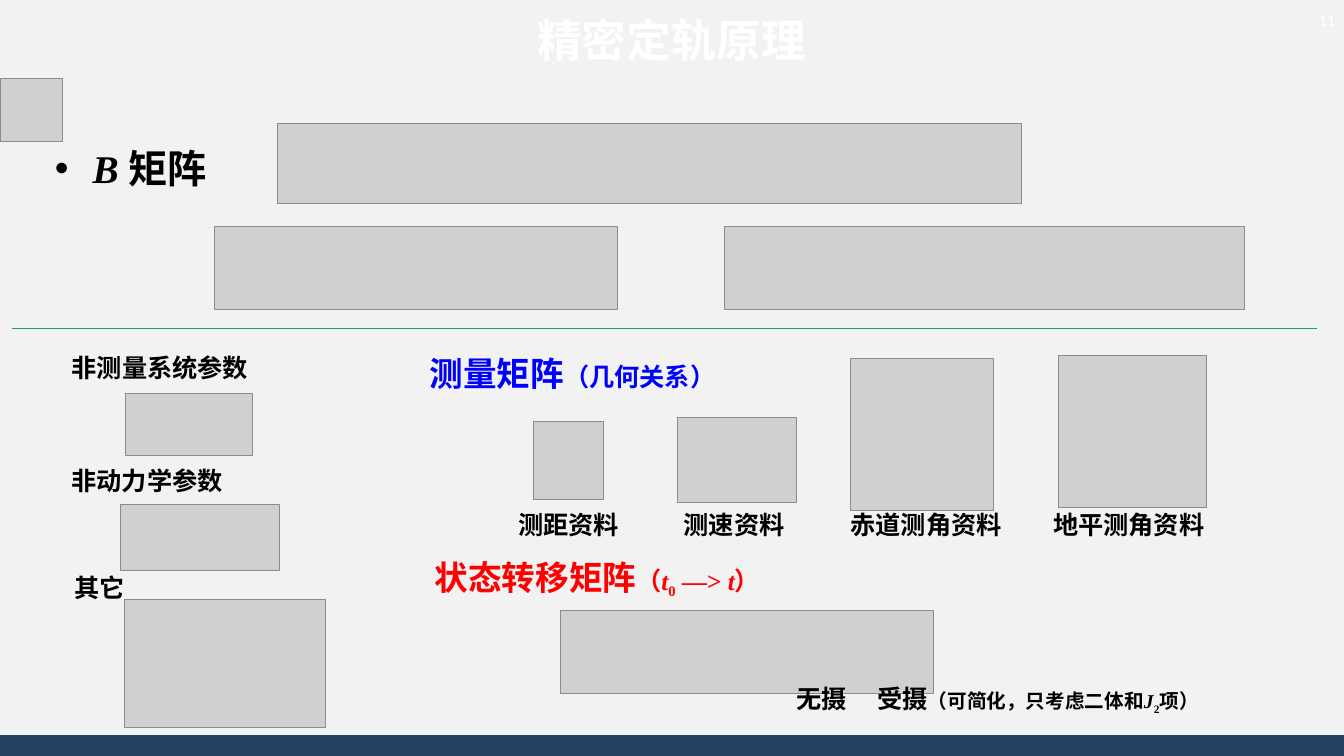
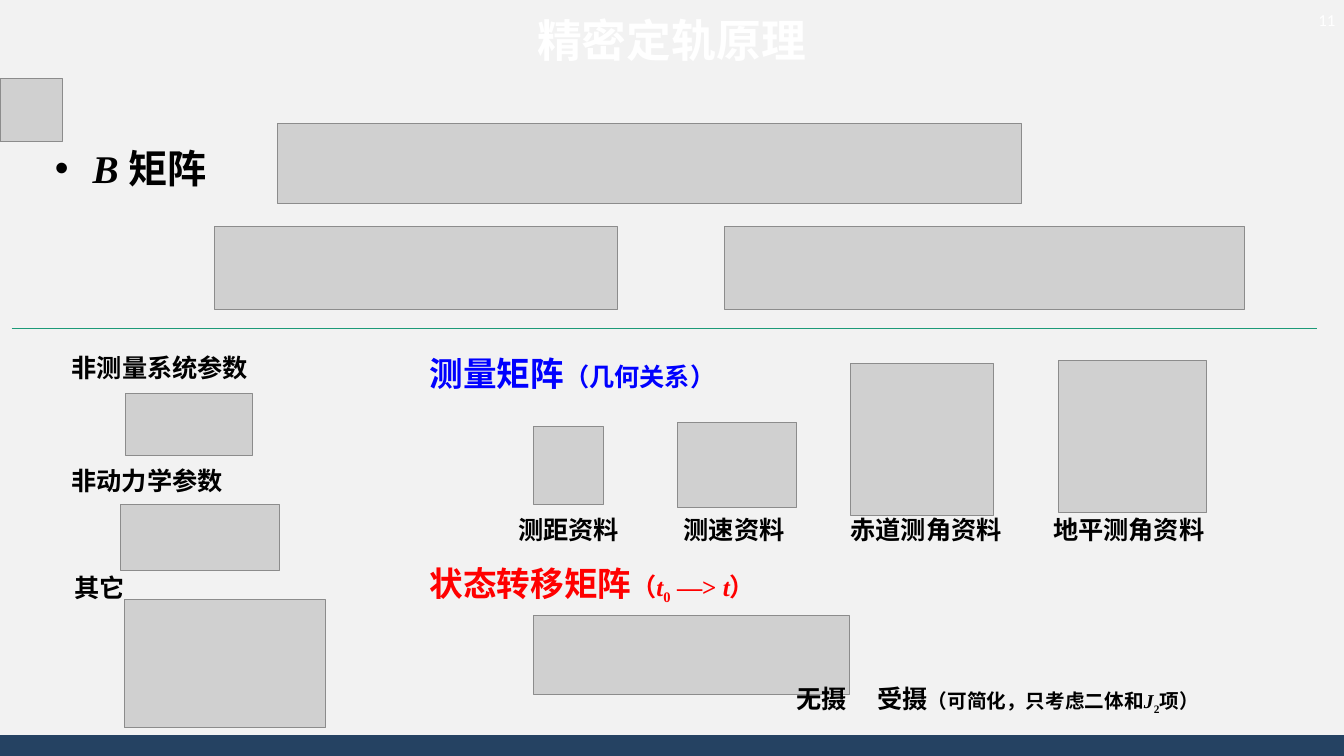
Before and after one commit to AsBackup/DAOSSA, a slide deck: slide 11 of 11 初轨确定和精密定轨原理.pptx. Drawn at 1344x756 pixels with LibreOffice and Linux fonts; fonts in the diff are those of the drawing; grey boxes stand for pictures; background and template pictures are left out. Boxes give left, top, right and bottom in pixels: in the first picture for what was removed or moved away, otherwise in the second. Text is boxed around its words. In the diff, an @@ line names an element or a change of style, - is before the commit and + after.

```diff
--- a/11 初轨确定和精密定轨原理.pptx
+++ b/11 初轨确定和精密定轨原理.pptx
@@ 4 texts, 4 pictures: place and size @@
-4 texts, 4 pictures at [518, 356, 1207, 537]
+4 texts, 4 pictures at [518, 361, 1207, 542]
@@ text "状态转移矩阵（t0 —> t）": place and size @@
-text "状态转移矩阵（t0 —> t）" at [435, 561, 668, 593]
+text "状态转移矩阵（t0 —> t）" at [430, 567, 663, 599]
@@ picture: place and size @@
-picture at [561, 611, 934, 694]
+picture at [533, 616, 849, 695]
```
Also in this commit, not shown: 2 slides added, 1 other file.
